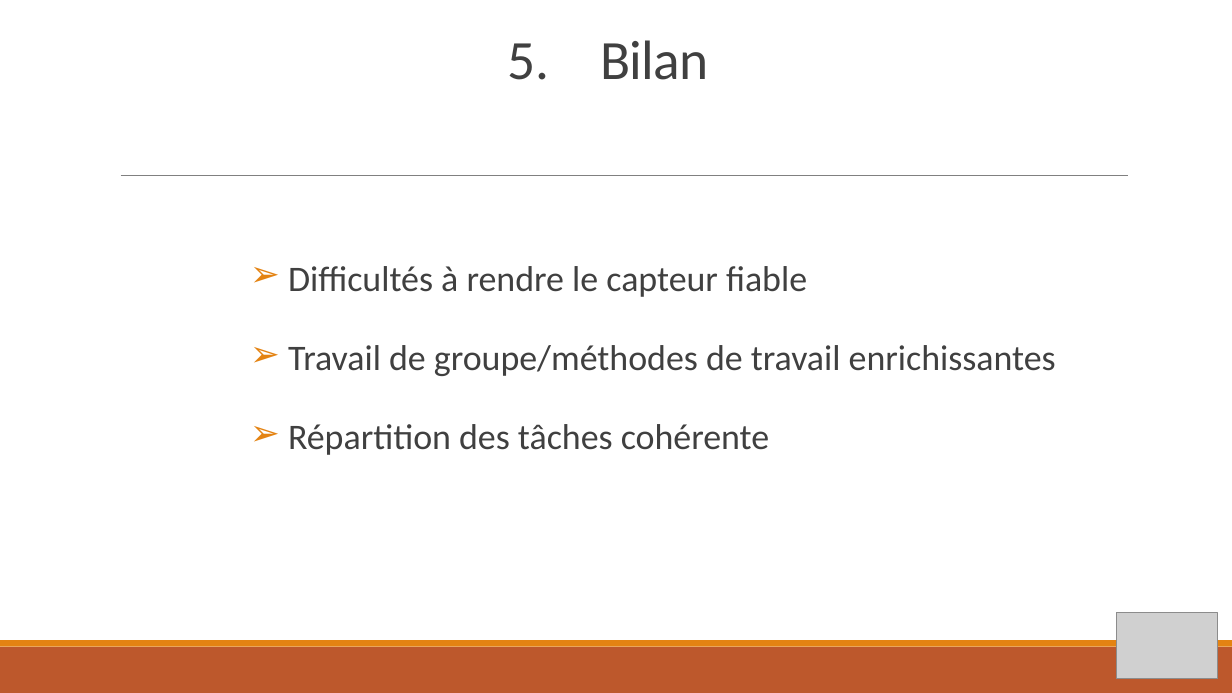
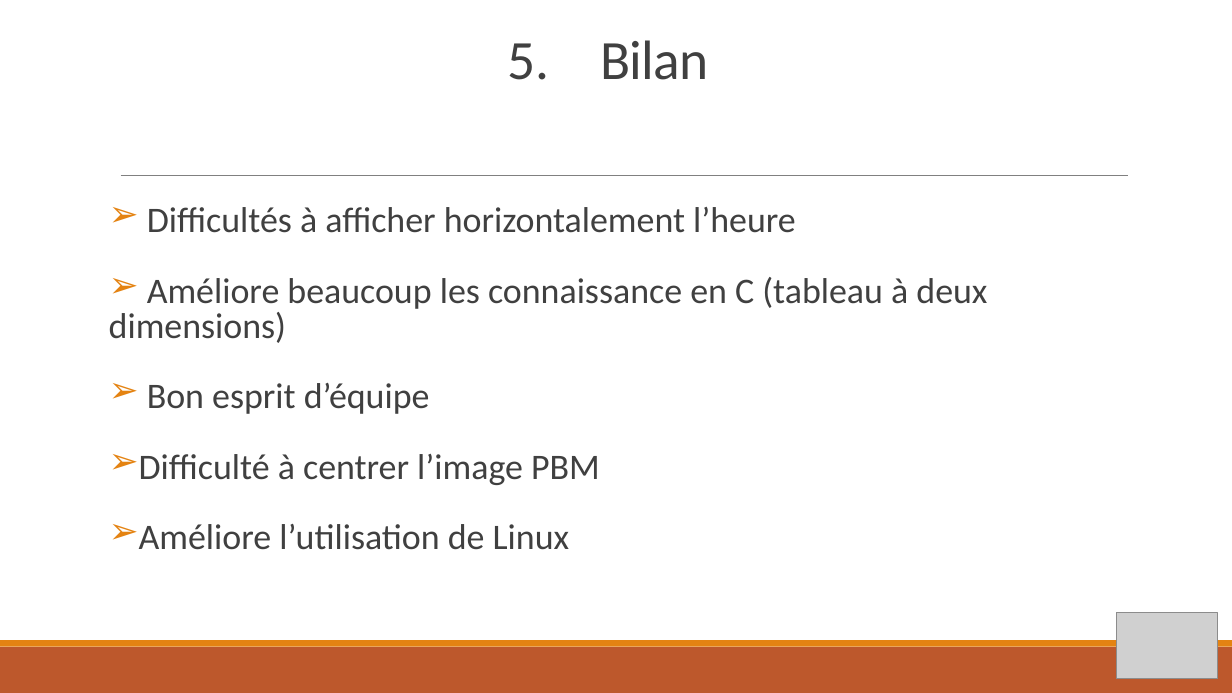
Before and after one commit to pierredumangin/Projet-eXiaSaver, a slide deck: slide 7 of PPT eXiaSaver.pptx. Drawn at 1232x693 pixels with LibreOffice and Linux fonts; fonts in the diff are those of the drawing; grey boxes stand for pictures. Boxes give left, top, right and bottom in pixels: in the first picture for what was removed or moved away, otherwise in the second. Text is boxed around its words. In the diff, an @@ line names an element or a change of style, - is before the commit and + after.

```diff
--- a/PPT eXiaSaver.pptx
+++ b/PPT eXiaSaver.pptx
@@ text at (x1=109, y1=207, x2=987, y2=550): text changed @@
-➢ Difficultés à rendre le capteur fiable
-➢ Travail de groupe/méthodes de travail enrichissantes
-➢ Répartition des tâches cohérente
+➢ Difficultés à afficher horizontalement l’heure
+➢ Améliore beaucoup les connaissance en C (tableau à deux
+dimensions)
+➢ Bon esprit d’équipe
+➢ Difficulté à centrer l’image PBM
+➢ Améliore l’utilisation de Linux
```
Also in this commit, not shown: 1 other slide changed.
